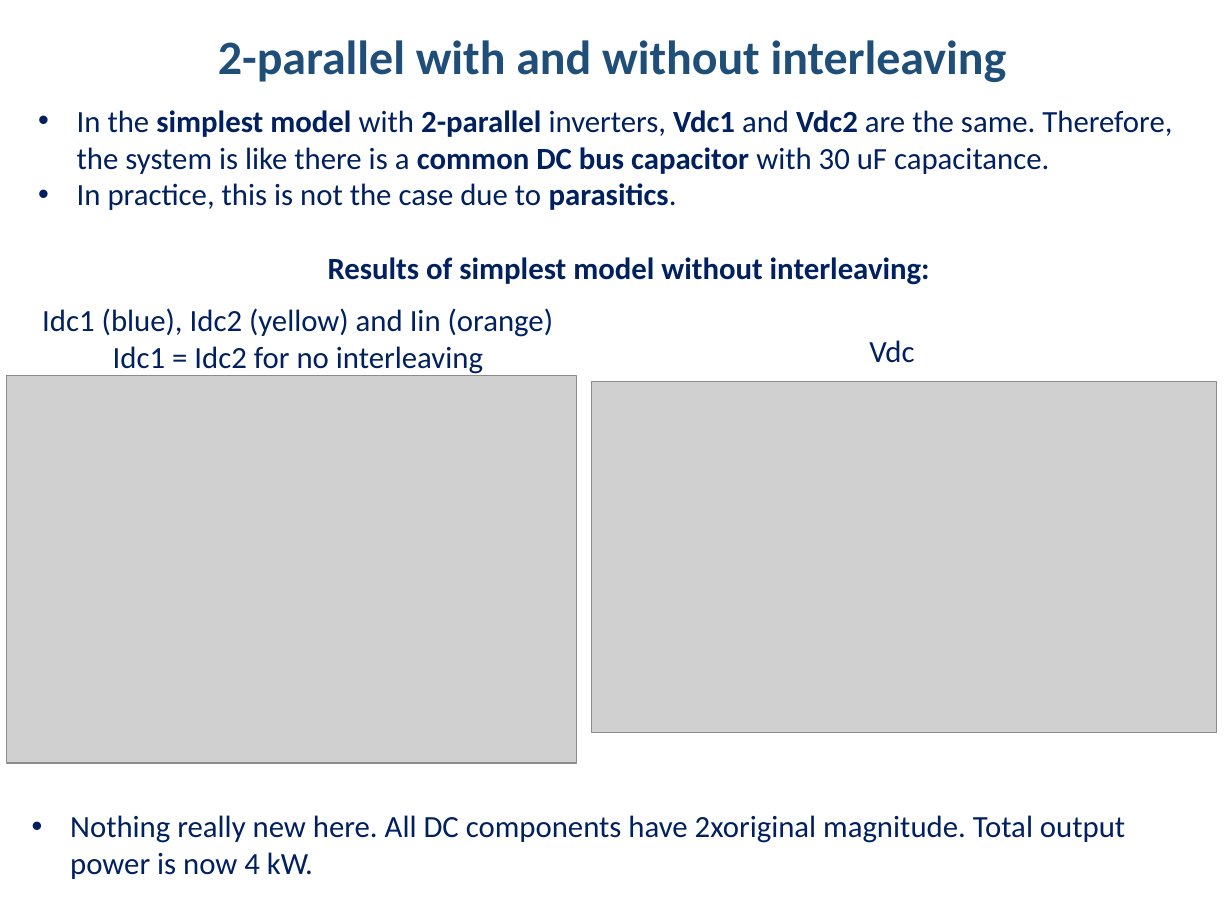
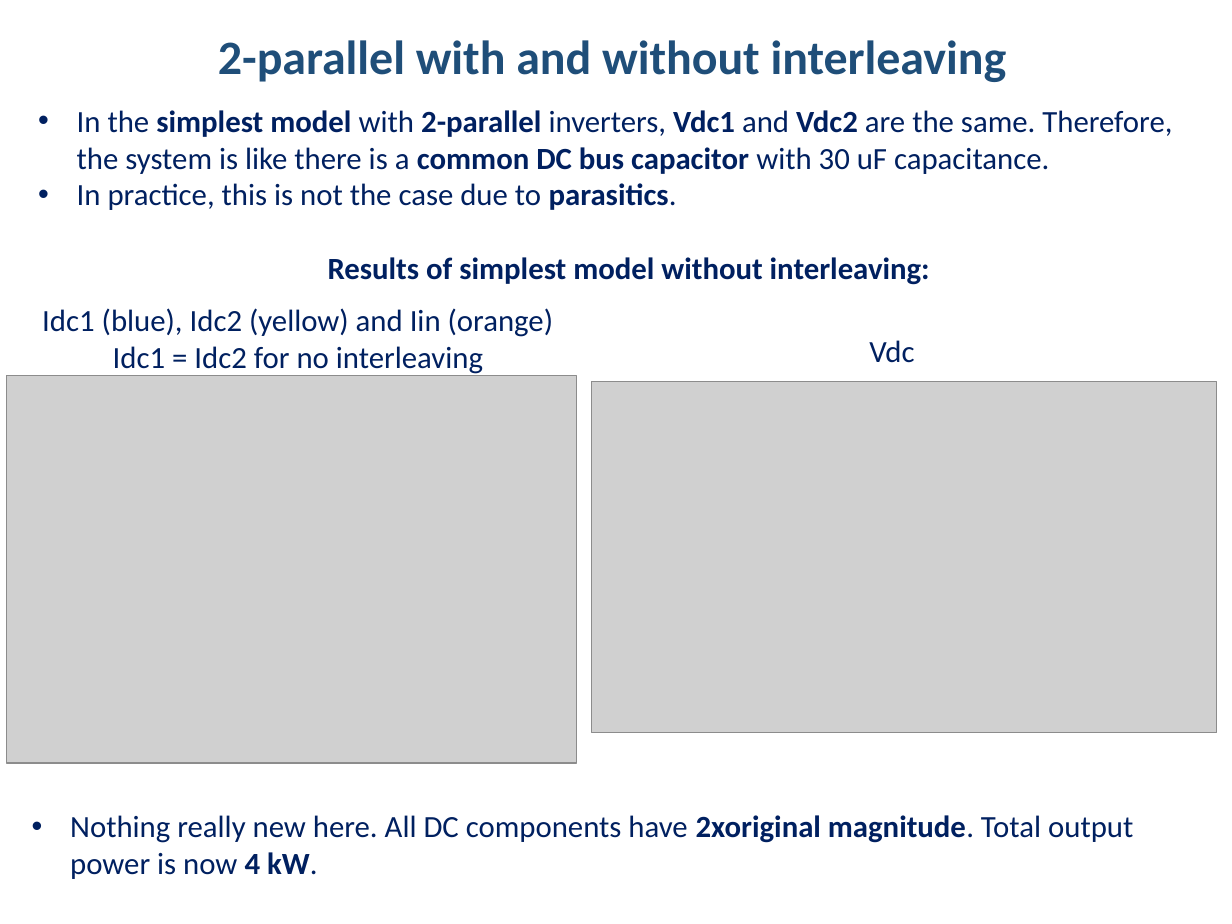
Before and after one commit to hakanpolat/IMMD, a slide deck: slide 28 of Simulation/dcbusmodelwrapup/immd_dcbusmodelwrapup.pptx. Drawn at 1232x924 pixels with LibreOffice and Linux fonts; fonts in the diff are those of the drawing; grey boxes stand for pictures. Boxes give left, top, right and bottom in pixels: in the first picture for what was removed or moved away, otherwise in the second. Text is boxed around its words. In the diff, an @@ line names an element or a change of style, - is before the commit and + after.

```diff
--- a/Simulation/dcbusmodelwrapup/immd_dcbusmodelwrapup.pptx
+++ b/Simulation/dcbusmodelwrapup/immd_dcbusmodelwrapup.pptx
@@ text "Nothing really new here. All ..." at [70,815,1133,879]: bold on in "2xoriginal magnitude. 4 kW." @@
```
Also in this commit, not shown: 4 other slides changed, 3 slides added, 3 other files.
